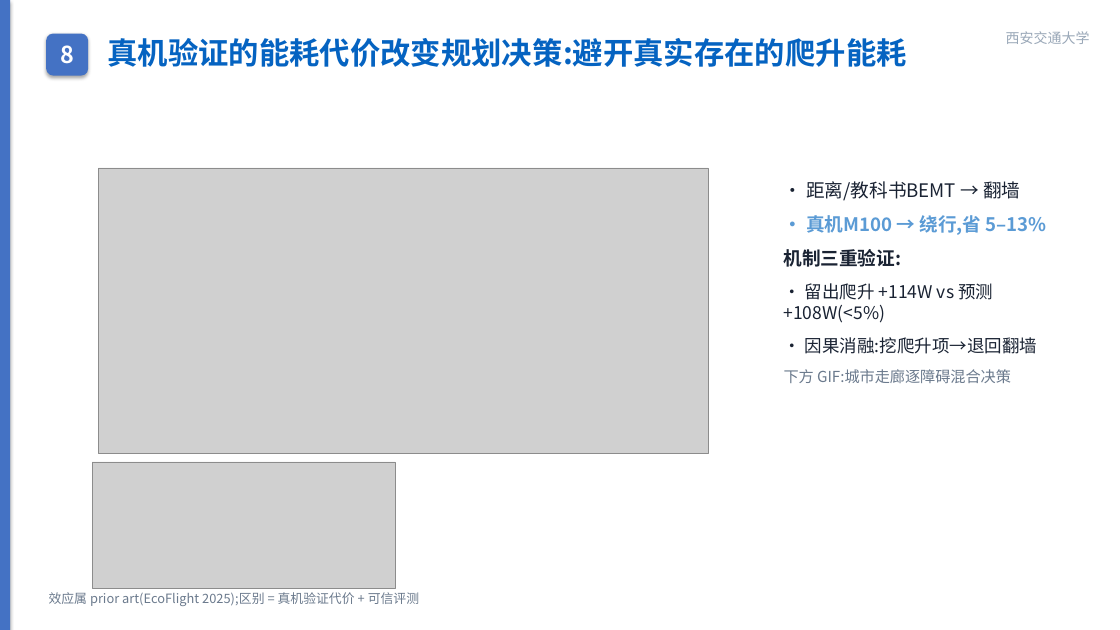
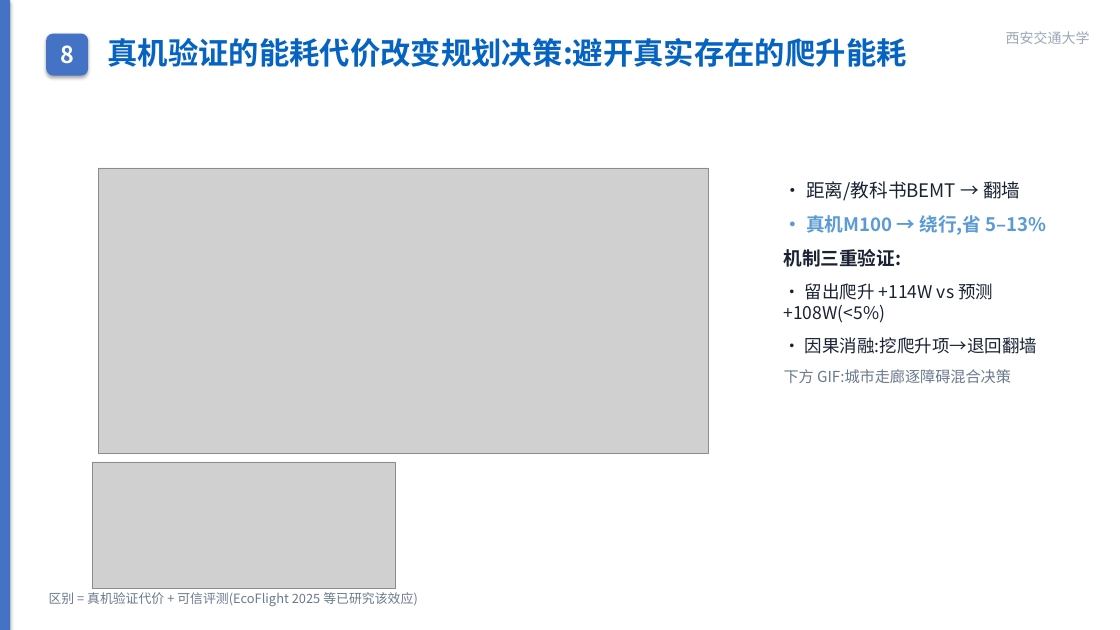
Before and after one commit to wbz0429/PathPlanningwithEnergy, a slide deck: slide 11 of autoresearch/energy_m100/experiments/midterm_defense.pptx. Drawn at 1120x630 pixels with LibreOffice and Linux fonts; fonts in the diff are those of the drawing; grey boxes stand for pictures. Boxes give left, top, right and bottom in pixels: in the first picture for what was removed or moved away, otherwise in the second. Text is boxed around its words. In the diff, an @@ line names an element or a change of style, - is before the commit and + after.

```diff
--- a/autoresearch/energy_m100/experiments/midterm_defense.pptx
+++ b/autoresearch/energy_m100/experiments/midterm_defense.pptx
@@ text at [49,592,417,606]: text changed @@
-效应属 prior art(EcoFlight 2025);区别 = 真机验证代价 + 可信评测
+区别 = 真机验证代价 + 可信评测(EcoFlight 2025 等已研究该效应)
```
Also in this commit, not shown: 10 other slides changed, 5 slides removed, 3 other files.
